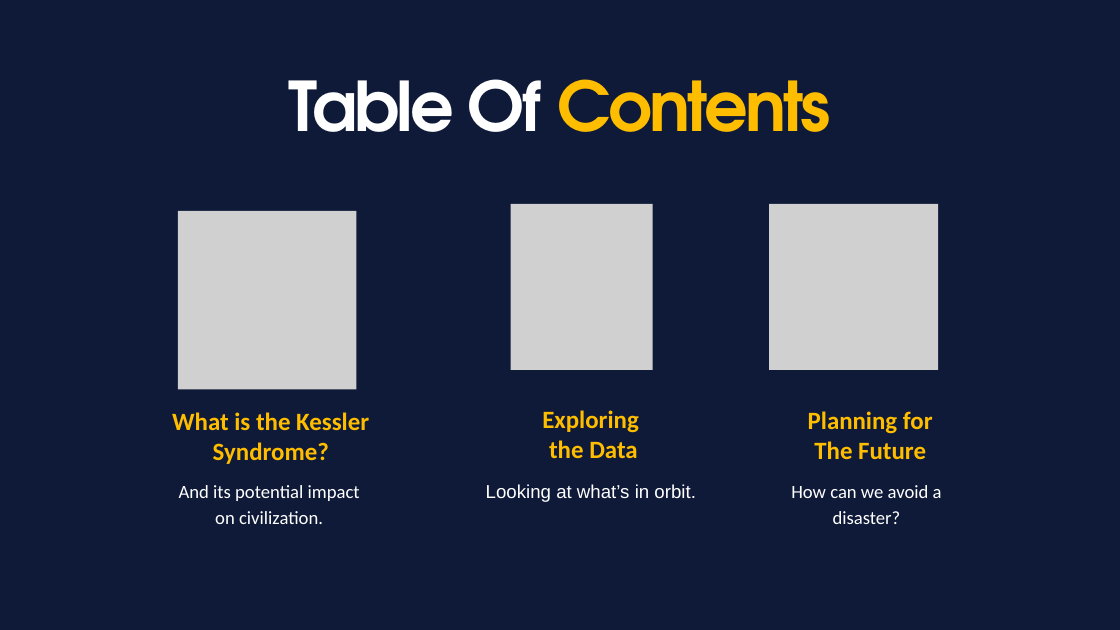
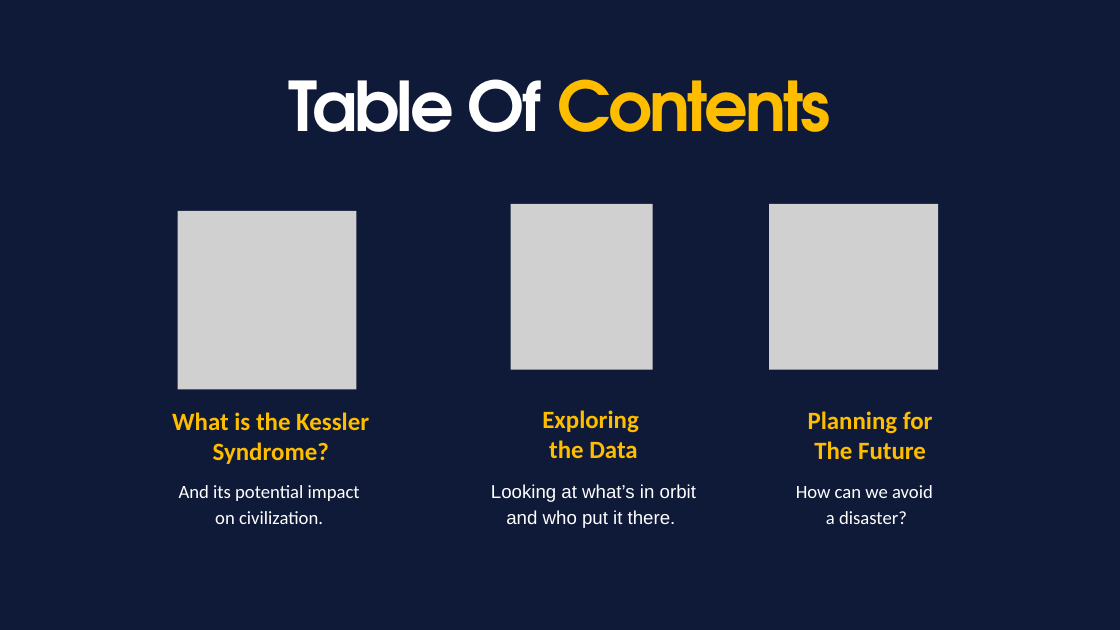
Before and after one commit to daemonchild/cardiffmet-dat5001-visualisation-of-data, a slide deck: slide 2 of assessment/presentation/DAT5001-TomRowan-ST20285213-From_Launch_to_Litter_Orbital_Overload.pptx. Drawn at 1120x630 pixels with LibreOffice and Linux fonts; fonts in the diff are those of the drawing; grey boxes stand for pictures. Boxes give left, top, right and bottom in pixels: in the first picture for what was removed or moved away, otherwise in the second. Text is boxed around its words. In the diff, an @@ line names an element or a change of style, - is before the commit and + after.

```diff
--- a/assessment/presentation/DAT5001-TomRowan-ST20285213-From_Launch_to_Litter_Orbital_Overload.pptx
+++ b/assessment/presentation/DAT5001-TomRowan-ST20285213-From_Launch_to_Litter_Orbital_Overload.pptx
@@ text at box(491, 484, 696, 528): text changed @@
-Looking at what’s in orbit.
+Looking at what’s in orbit and who put it there.
@@ text at box(796, 485, 933, 524): text changed @@
-How can we avoid a disaster?
+How can we avoid
+a disaster?
```
Also in this commit, not shown: 4 other slides changed, 6 slides added, 6 slides removed, 8 other files.
